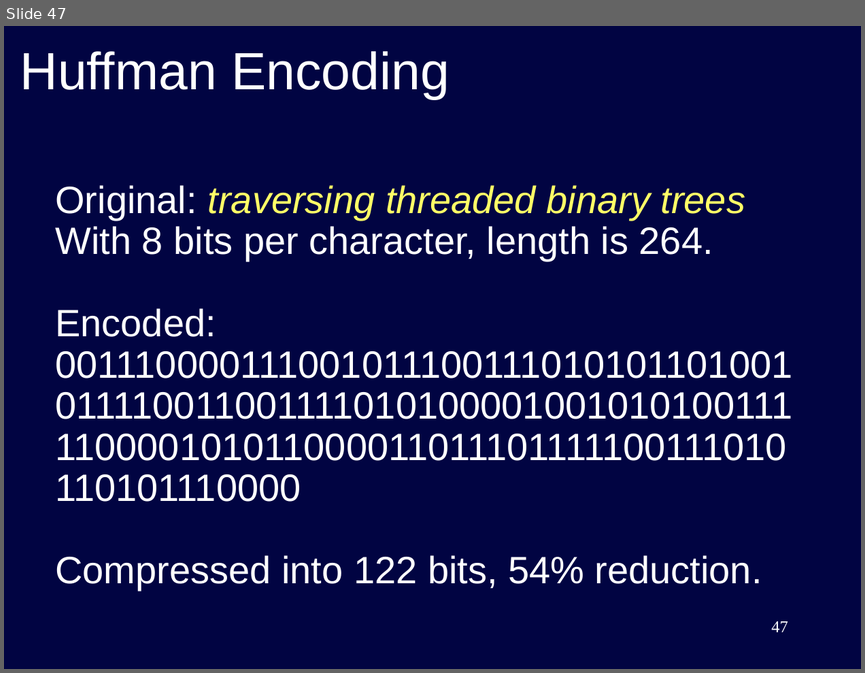
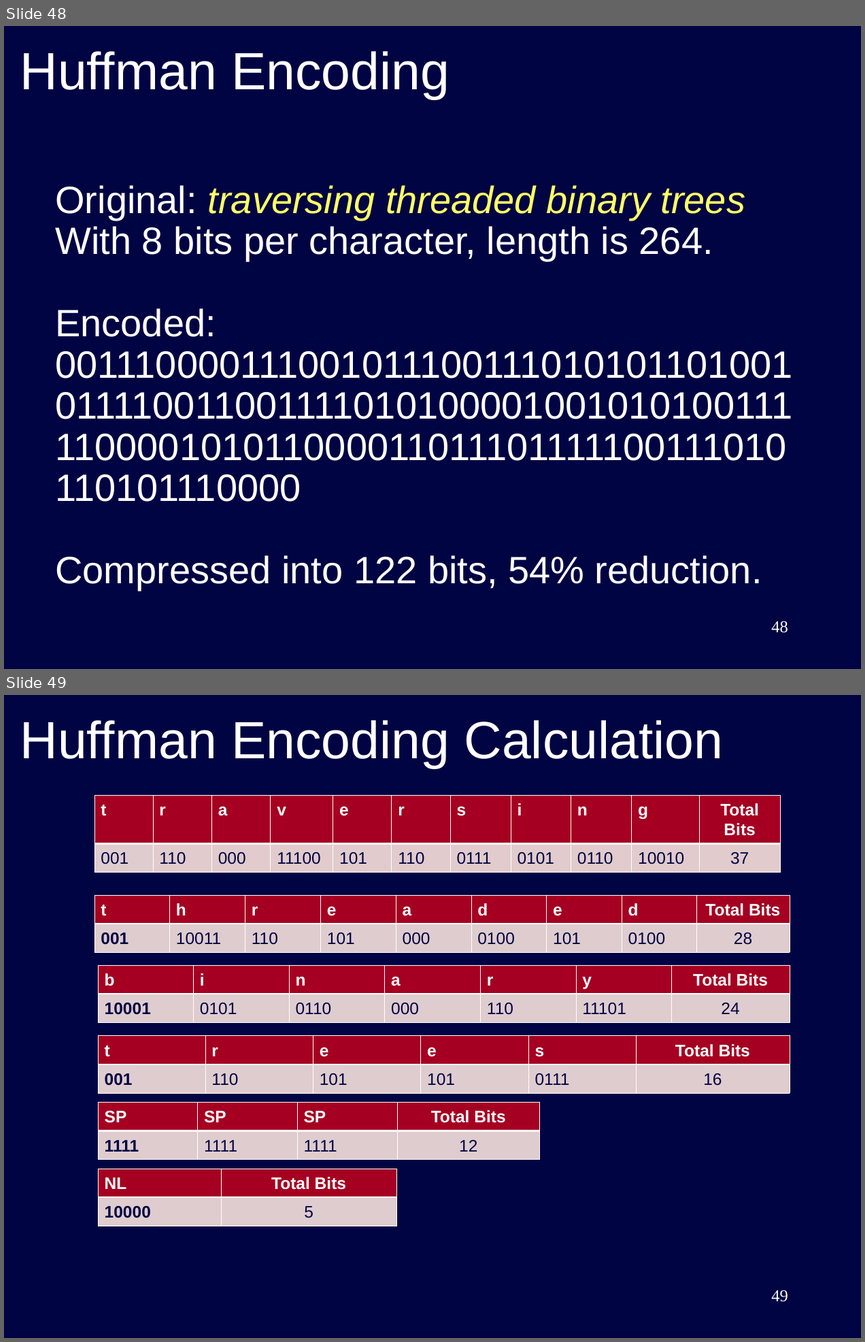
Before and after one commit to bamboat3/ds, a slide deck: lec25.ppt. Shown one above the other, each under a label of ours: slide 47 before the commit, slides 48 and 49 after it. The pictures are 865x673 and 865x1342 pixels, drawn with LibreOffice and Linux fonts; fonts in the diff are those of the drawing. Boxes give left, top, right and bottom in pixels: in the first picture for what was removed or moved away, otherwise in the second. Text is boxed around its words. In the diff, an @@ line names an element or a change of style, - is before the commit and + after.

```diff
--- a/lec25.ppt
+++ b/lec25.ppt
@@ slide 49 added at bbox=[4, 695, 861, 1338], background #010442 @@
@@ title added at bbox=[20, 720, 723, 768], 44 pt, text #FFFFFF @@
+Huffman Encoding Calculation
@@ table added at bbox=[95, 795, 781, 867], 2 rows, 11 columns @@
+t | r | a | v | e | r | s | i | n | g | Total Bits
+001 | 110 | 000 | 11100 | 101 | 110 | 0111 | 0101 | 0110 | 10010 | 37
@@ table added at bbox=[95, 895, 791, 947], 2 rows, 9 columns @@
+t | h | r | e | a | d | e | d | Total Bits
+001 | 10011 | 110 | 101 | 000 | 0100 | 101 | 0100 | 28
@@ table added at bbox=[99, 965, 789, 1017], 2 rows, 7 columns @@
+b | i | n | a | r | y | Total Bits
+10001 | 0101 | 0110 | 000 | 110 | 11101 | 24
@@ table added at bbox=[99, 1035, 789, 1088], 2 rows, 6 columns @@
+t | r | e | e | s | Total Bits
+001 | 110 | 101 | 101 | 0111 | 16
@@ table added at bbox=[99, 1102, 540, 1154], 2 rows, 4 columns @@
+SP | SP | SP | Total Bits
+1111 | 1111 | 1111 | 12
@@ table added at bbox=[99, 1169, 396, 1221], 2 rows, 2 columns @@
+NL | Total Bits
+10000 | 5
@@ page number added at bbox=[771, 1289, 788, 1302], 14 pt, text #FFFFFF @@
+49
@@ what was slide 47 is now slide 48 @@
@@ page number at bbox=[771, 620, 788, 633]: text changed @@
-47
+48
```
Also in this commit, not shown: 1 slide changed, 2 other slides added, 4 other files.
